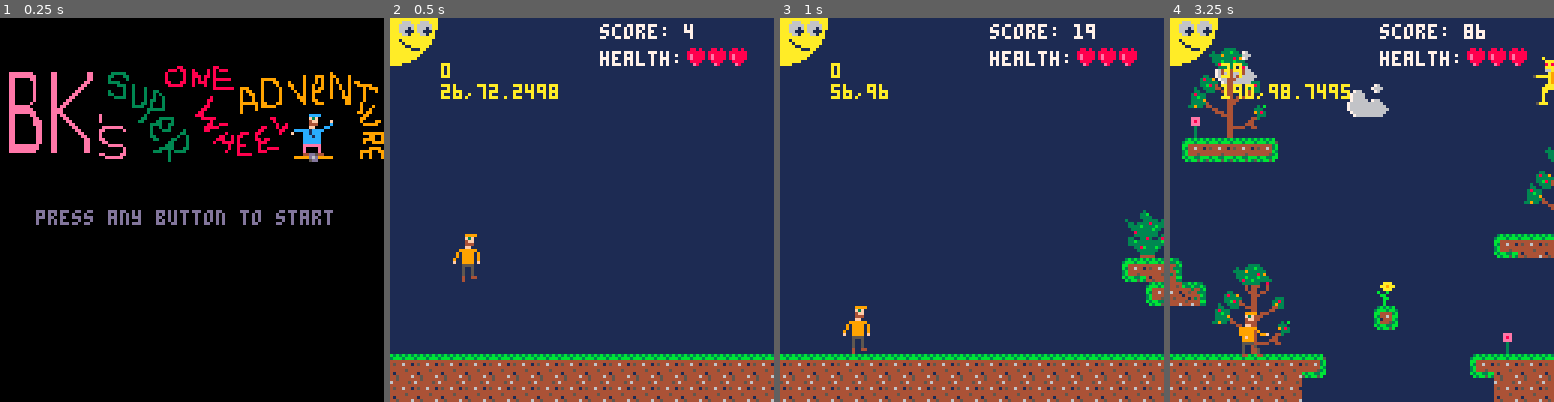
Above: before the commit, frames 1-4 (left to right).
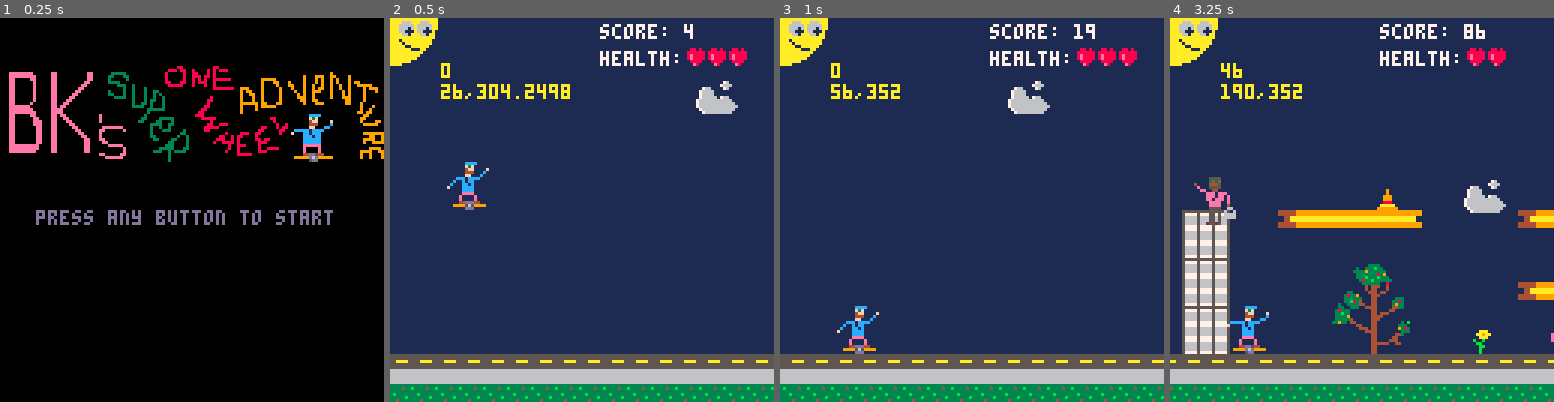
Above: after the commit, the same moments.

Repository: elennick/bksowa
Game: PICO-8 cartridge bksowa.p8
Two runs of this game, one before a commit and one after it. Both use one fixed random seed, a clock stepped at 60 frames per second and the inputs below.
Inputs:
- Up to frame 1 (0.25 s): no input
- Up to frame 2 (0.5 s): tap X (X key) at 0.33 s
- Up to frame 3 (1 s): tap O (Z key) at 0.7 s
- Up to frame 4 (3.25 s): tap X (X key) at 1.07, 1.85, 2.97 s; hold Right 1.6-2.1 s; tap O (Z key) every 0.4 s from 1.7 to 2.9 s; hold Up 2.15-2.42 s; hold Right 2.47-3.03 s; hold Left from 3.08 s (still down)

Frame 1 is identical in both runs. In frame 2, 14% of the frame differs, in the area x 0-100%, y 16-100%; in frame 3, 15%; in frame 4, 30%, in the area x 0-100%, y 7-100%.

Commit message:
populated last level

Diff:
--- a/bksowa.p8
+++ b/bksowa.p8
@@ -48,7 +48,7 @@
   health = 3
   lthl = 0 //last time health lost
 
-  startlevel(1)
+  startlevel(3)
 end
 
 function startlevel(level)
@@ -141,6 +141,12 @@
 		  p.x += min(p.vx, 2)
 		  p.y += min(p.vy, 5)
 
+		  //dont let player jump above the level
+		  if p.y < l[cl].y then
+		    p.y = l[cl].y
+		    p.vy = 0
+		  end
+
 		  for i=1, rawlen(enemies) do
 		  		local e = enemies[i]
 		  		if enemies.lj > enemies.jumprate then
@@ -162,11 +168,11 @@
 
     detectcollisions()
 
-    if score > 300 and cl==1 then
-      startlevel(2)
-    elseif score > 600 and cl==2 then
-      startlevel(3)
-    end
+    //if score > 300 and cl==1 then
+      //startlevel(2)
+    //elseif score > 600 and cl==2 then
+      //startlevel(3)
+    //end
 
     //player fell off the level
     if p.y > l[cl].y + 128 then
@@ -588,7 +594,7 @@
 
 
 __gff__
-0000010101010100000000000000000000000101010001000000000000000000000001010100000000000000000000000000010100000000000000000000000000000000000000000000000000000000000000000000000000000000000000000202020202020000000000000000000002020202020200000000000000000000
+0000010101010100000000000000000000000101010101000000000000000000000001010101000000000000000000000000010101010100000000000000000100000000000000000000000000000000000000000000000000000000000000000202020202020000000000000000000002020202020200000000000000000000
 0000000000000000000000000000000000000000000000000000000000000000000000000000000000000000000000000000000000000000000000000000000000000000000000000000000000000000000000000000000000000000000000000000000000000000000000000000000000000000000000000000000000000000
 __map__
 0000000000000000000000000000000000000000000000000000000000000000000000000000000000000000000000000000000000000000000000000000000000000000000000000000000000000000000000000000000000000000000000000000000000000000000000000000000000000000000000000000000000000000
@@ -613,15 +619,15 @@
 0000000000000000000000000000000000000000000000000000000000000000000000000000000000000000000000000000000000000000000000000000000000000000000000000000000000000000000000000000000000000000000000000000000000000000000000000000000000000000000000000000000000000000
 0000000000000000000000000000000000000000000000000000000000000000000000000000000000000000000000000000000000000000000000000000000000000000000000000000000000000000000000000000000000000000000000000000000000000000000000000000000000000000000000000000000000000000
 000000000000000000000000000000000000000000000000000000000000000000000000000000000708090a000000000000000000000000000000000000000000000000000000000000000000000000000000000000000000000000000000000000000000000000000000000000000000000000000000000000000000000000
-000000000000000000000000000000000000000000000708090a00000000000000000000000000001718191a0000000000000e0f00000000000000000000000000000000000000000000000000000000000000000000000000000000000000000000000000000000000000000000000000000000000000000000000000000000
-000000000000000000000000000000000000000000001718191a00000000000000000000000000002728292a0000000000001e1f00000000000000000000000000000000000000000000000000000000000000000000000000000000000000000000000000000000000000000000000000000000000000000000000000000000
-000000000000000000000000000000000000000000002728292a0000000000000000000000001d003738393a000000000022233200000000000000000000000000000000000000000000000000000000000000000000000000000000000000000000000000000000000000000000000000000000000000000000000000000000
-00000000000000000000000000000000000000000d003738393a000000000000000000000000330022232332003300000000000000000000000000000000000000000000000000000000000000000000000000000000000000000000000000000000000000000000000000000000000000000000000000000000000000000000
+000000000000000000000000000000000000000000000708090a00000000000000000000000000001718191a0000000000000e0f00000000000000000d1d000000000000000000000000000000000000000d00000000000000000000000000000000000000000000000000000000000000000000000000000000000000000000
+000000000000000000000000000000000000000000001718191a00000000000000000000000000002728292a0000000000001e1f0000000000000022232323232332000000000e0f0000000000000000222332000022233200000000000000000000000000000000000000000000000000000000000000000000000000000000
+000000000000000000000000000000000000000000002728292a0000000000000000000000001d003738393a00000000002223320000000000000000000000000000000000001e1f00000000000000000000000000000000000000000000000000001d0000000000000000000000000000000000000000000000000000000000
+00000000000000000000000000000000000000000d003738393a000000000000000000000000330022232332003300000000000000000000000000000000000000000022232323320033003300000000000000000000000000000000000000000000222332000000000000000000000000000000000000000000000000000000
 000000000000000000000000000000000000002223232323233200000033000000330000000000000000000000000000002223320000000000000000000708090a000000000000000000000000000000000708090a00000000000000000000000000000000000000000000000000000000000000000000000000000000000000
 000000000000000000000000000000000000000000000000000000000000000000000000000000000000000000000000000000000000000000000000001718191a000000000000000000000000000000001718191a00000000000000000000000000000000000000000000000000000000000000000000000000000000000000
-000000000000000000000000000000000000000000000000000000000000000e0f0000000000000000000000000000000000000000000e0f00000000002728292a000000000000000000000000000000002728292a000e0f00000000000000000000000000000000000000000000000000000000000000000000000000000000
-000000000000000000000000000000000000000000001d000000000000000d1e1f00000000000000000000000000000d001d000000001e1f00000000003738393a00000000000d000000000000000000003738393a001e1f000000000000001d0000000000000000000000000000000000000000000000000000000000000000
-2323232323232323232323232323232323232323232323232323232323232323232323232323233200000000222323232323233200002223320000222323232323232323232323232323232323232323232323232323232323232323232323232323232323232323232323232323232323232323232323232323232323232323
-2323232323232323232323232323232323232323232323232323232323232323232323232323230000000000002323232323230000000023000000002323232323232323232323232323232323232323232323232323232323232323232323232323232323232323232323232323232323232323232323232323232323232323
-
-
+000000000000000000000000000000000000000000000000000000000000000e0f0000000000000000000000000000000000000000000e0f00000000002728292a000000000000000000000000000000002728292a000e0f00000000000000000000000e0f000000000000000000000000000000000000000000000000000000
+000000000000000000000000000000000000000000001d000000000000000d1e1f00000000000000000000000000000d001d000000001e1f00000000003738393a00000000000d000000000000000000003738393a001e1f00000d000000001d0000001e1f000d00000000000000000000000000000000000000000000000000
+2323232323232323232323232323232323232323232323232323232323232323232323232323233200000000222323232323233200002223320000222323232323232323232323232323232323232323232323232323232323232323320000330000222323232323232323232323232323232323232323232323232323232323
+2323232323232323232323232323232323232323232323232323232323232323232323232323230000000000002323232323230000000023000000002323232323232323232323232323232323232323232323232323232323232323000000000000002323232323232323232323232323232323232323232323232323232323
+
+
Not shown, changed: 72 lines of the sprite sheet (__gfx__) section of bksowa.p8
